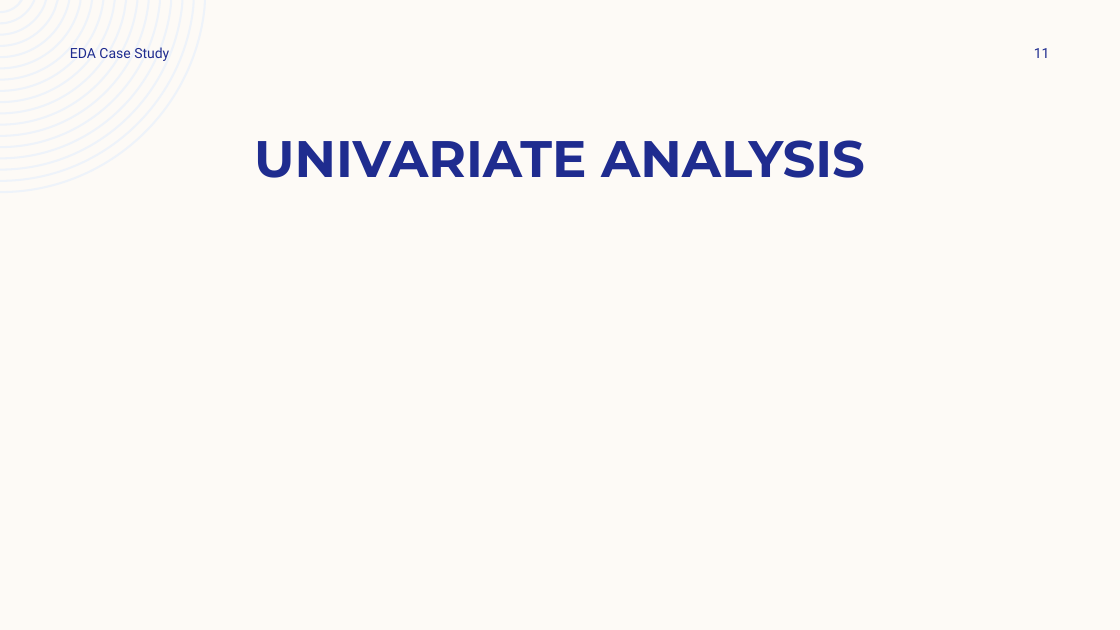
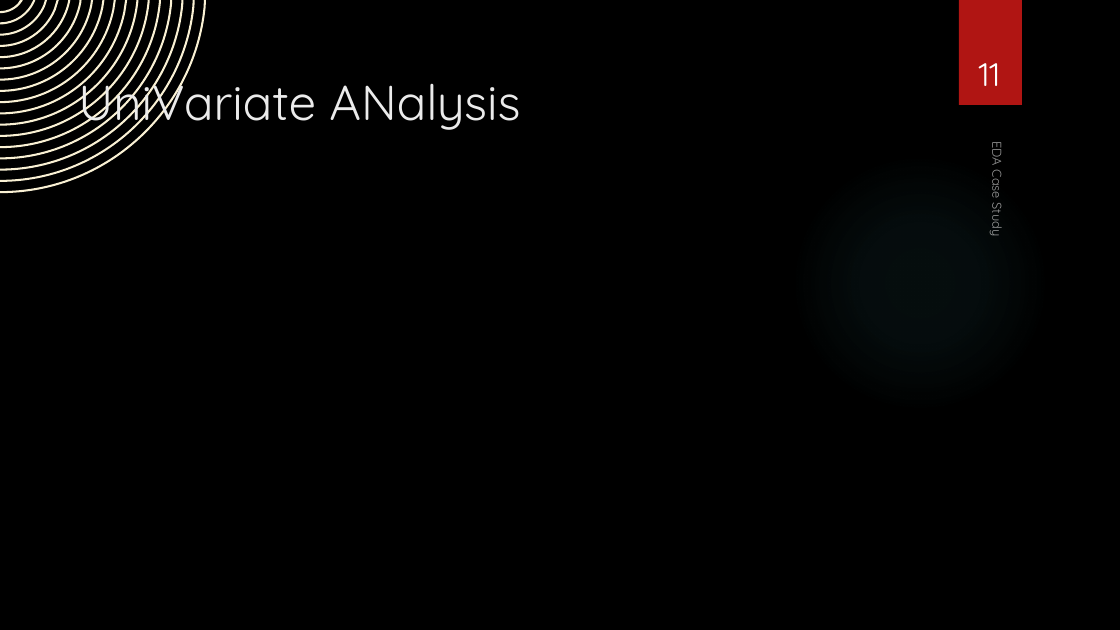
Before and after one commit to asthaa29/lendingcasestudy, a slide deck: slide 11 of EDA Case Study.pptx. Drawn at 1120x630 pixels with LibreOffice and Linux fonts; fonts in the diff are those of the drawing; background and template pictures are left out. Boxes give left, top, right and bottom in pixels: in the first picture for what was removed or moved away, otherwise in the second. Text is boxed around its words. In the diff, an @@ line names an element or a change of style, - is before the commit and + after.

```diff
--- a/EDA Case Study.pptx
+++ b/EDA Case Study.pptx
@@ background #FDFAF6 to picture (left out) @@
@@ freeform shape at bbox=[0, 0, 206, 193]: fill #EEF3FA to #FAF1D4 @@
@@ page number: place and size @@
-page number at bbox=[1034, 48, 1050, 58]
+page number at bbox=[979, 63, 1001, 86]
@@ page number at bbox=[979, 63, 1001, 86]: size 12 to 28 pt, font Roboto to Quicksand, text colour #1F2C8F to #FFFFFF; alignment right to centre; vertical alignment middle to bottom @@
@@ rectangle added at bbox=[959, 0, 1022, 105], fill #B01513 @@
@@ title "UniVariate ANalysis" at bbox=[78, 69, 520, 133]: vertical alignment bottom to top @@
@@ title at bbox=[78, 69, 520, 133]: text changed; size 44 to 42 pt; font Montserrat to Quicksand; text colour #1F2C8F to #EBEBEB; bold off @@
-UNIVARIATE ANALYSIS
+UniVariate ANalysis
@@ text "EDA Case Study": place and size @@
-text "EDA Case Study" at bbox=[70, 47, 169, 61]
+text "EDA Case Study" at bbox=[989, 143, 1008, 236]
@@ text "EDA Case Study" at bbox=[989, 143, 1008, 236]: size 12 to 11 pt, font Roboto to Quicksand, text colour #1F2C8F to #FFFFFF at 60% opacity; vertical alignment middle to bottom; rotation 0 to 90 degrees @@
@@ ellipse added at bbox=[791, 154, 1049, 413], fill gradient #50B9C1 @@
```
Also in this commit, not shown: 12 other slides changed.
